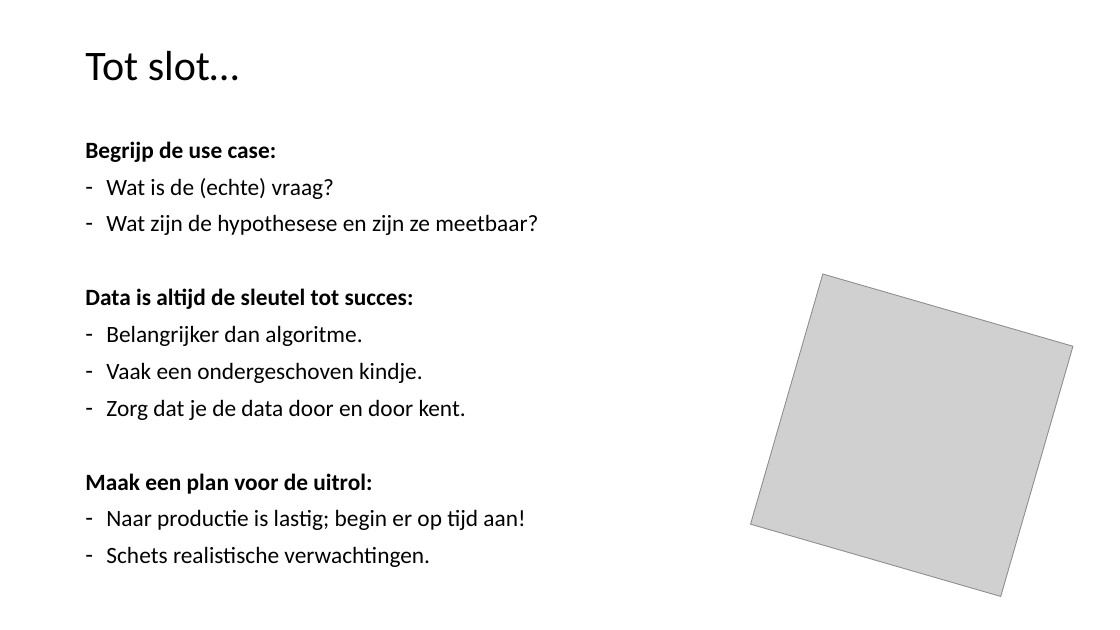
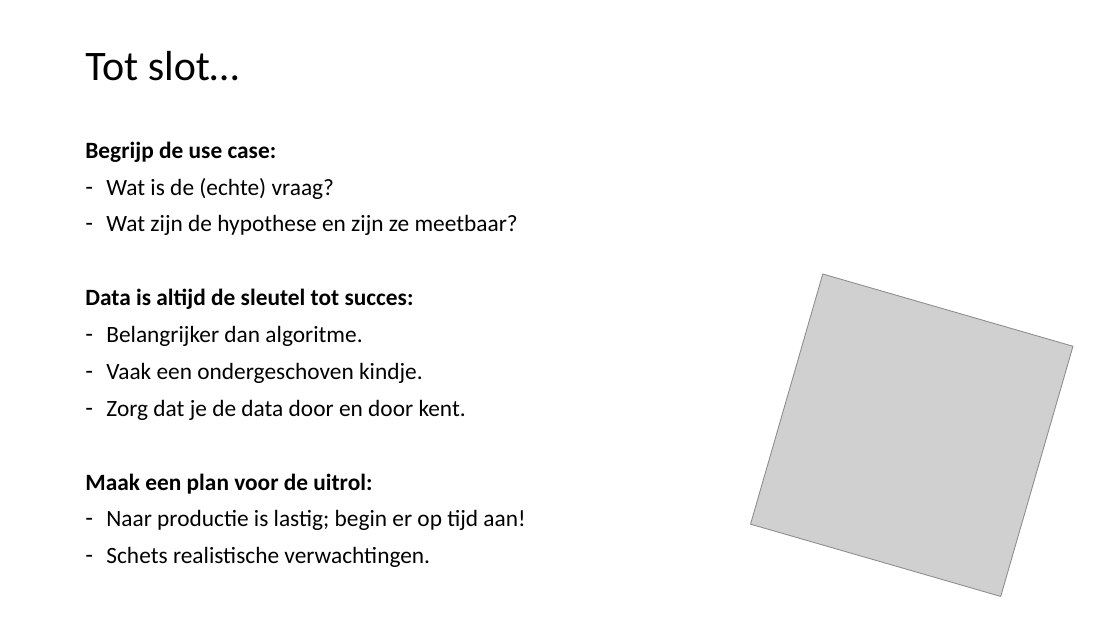
Before and after one commit to LFKoning/knowledge-sharing, a slide deck: slide 45 of python_trainees/4_scikit_learn/python_traineeship_4.pptx. Drawn at 1120x630 pixels with LibreOffice and Linux fonts; fonts in the diff are those of the drawing; grey boxes stand for pictures. Boxes give left, top, right and bottom in pixels: in the first picture for what was removed or moved away, otherwise in the second. Text is boxed around its words. In the diff, an @@ line names an element or a change of style, - is before the commit and + after.

```diff
--- a/python_trainees/4_scikit_learn/python_traineeship_4.pptx
+++ b/python_trainees/4_scikit_learn/python_traineeship_4.pptx
@@ text at [106, 214, 518, 235]: text changed @@
-– Wat zijn de hypothesese en zijn ze meetbaar?
+– Wat zijn de hypothese en zijn ze meetbaar?
```
Also in this commit, not shown: 3 other files.
